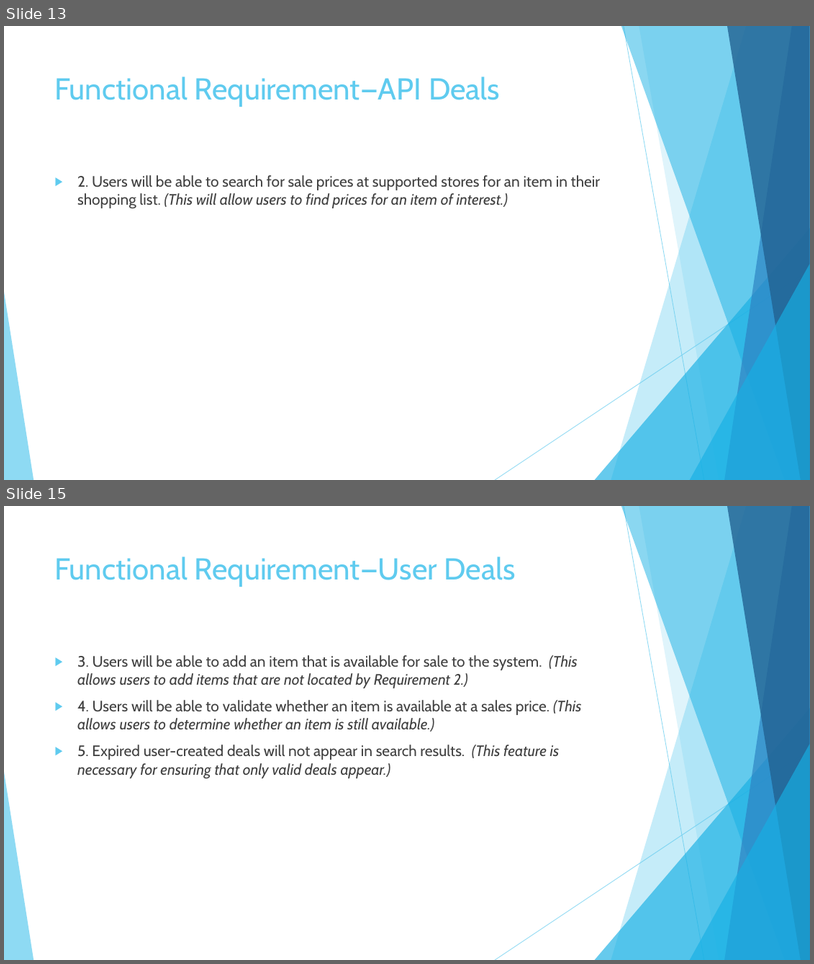
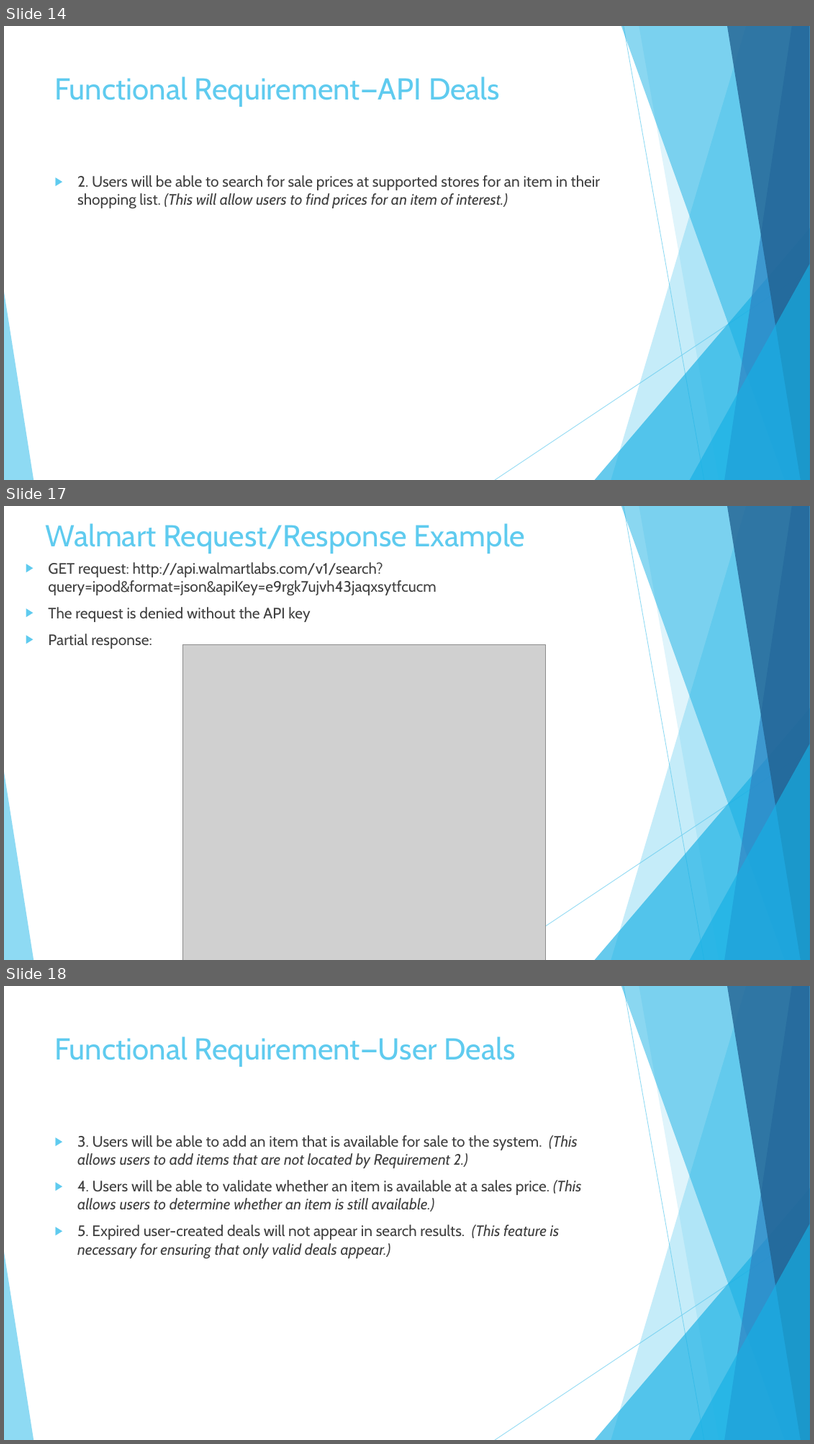
Before and after one commit to garciaac01/acs560_course_project, a slide deck: My EZ Shopper.pptx. Shown one above the other, each under a label of ours: slides 13 and 15 before the commit, slides 14, 17 and 18 after it; the slides between them are not shown. The pictures are 814x964 and 814x1444 pixels, drawn with LibreOffice and Linux fonts; fonts in the diff are those of the drawing; grey boxes stand for pictures. Boxes give left, top, right and bottom in pixels: in the first picture for what was removed or moved away, otherwise in the second. Text is boxed around its words. In the diff, an @@ line names an element or a change of style, - is before the commit and + after.

```diff
--- a/My EZ Shopper.pptx
+++ b/My EZ Shopper.pptx
@@ slide 17 added at (x1=4, y1=506, x2=810, y2=960), background #FFFFFF; not listed: 10 template elements that a slide beside it also shows @@
@@ title added at (x1=46, y1=523, x2=526, y2=554), 36 pt, text #5FCBEF @@
+Walmart Request/Response Example
@@ text added at (x1=48, y1=562, x2=436, y2=649), 18 pt, text #404040 @@
+▶ GET request: http://api.walmartlabs.com/v1/search?query=ipod&format=json&apiKey=e9rgk7ujvh43jaqxsytfcucm
+▶ The request is denied without the API key
+▶ Partial response:
@@ picture added at (x1=183, y1=644, x2=546, y2=960) @@
@@ what was slide 13 is now slide 14 @@
@@ what was slide 15 is now slide 18 @@
```
Also in this commit, not shown: 11 slides changed, 2 other slides added.
